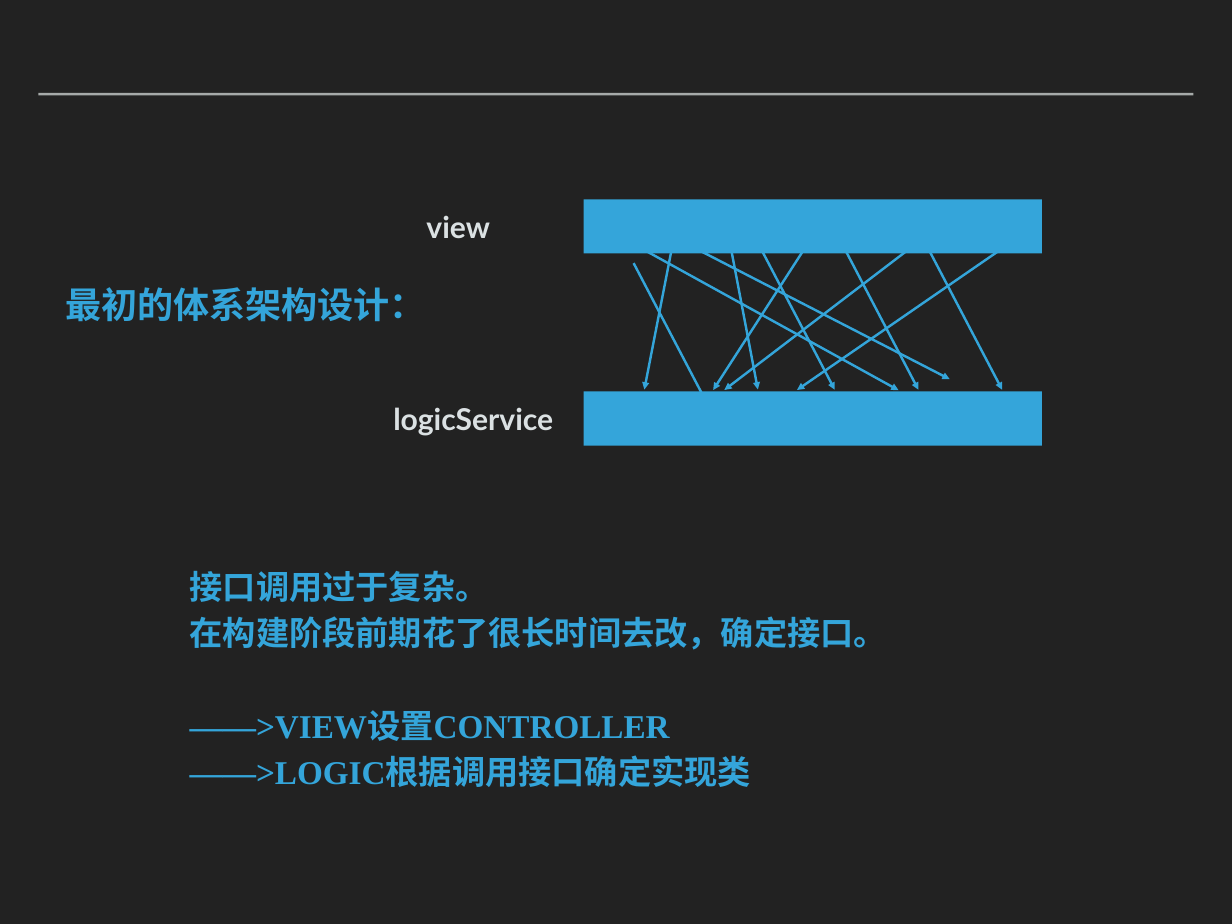
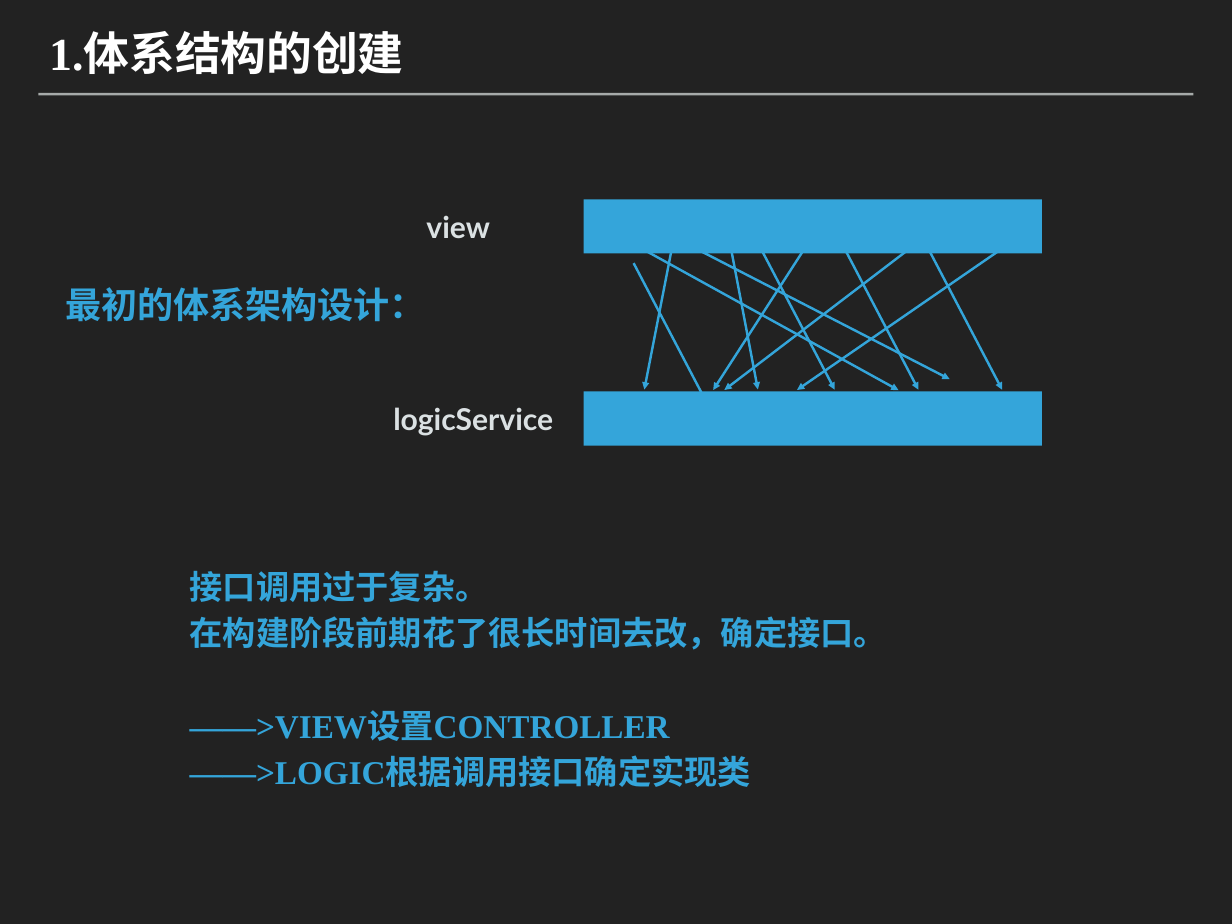
Before and after one commit to caodaxing/HotelReservation_Client, a slide deck: slide 14 of 文档相关/演示.pptx. Drawn at 1232x924 pixels with LibreOffice and Linux fonts; fonts in the diff are those of the drawing. Boxes give left, top, right and bottom in pixels: in the first picture for what was removed or moved away, otherwise in the second. Text is boxed around its words. In the diff, an @@ line names an element or a change of style, - is before the commit and + after.

```diff
--- a/文档相关/演示.pptx
+++ b/文档相关/演示.pptx
@@ text added at (49,34,404,74), 38.1 pt, text #FFFFFF, bold @@
+1.体系结构的创建
```
Also in this commit, not shown: 2 other slides changed, 2 slides added, 1 slide removed, 1 other file.
